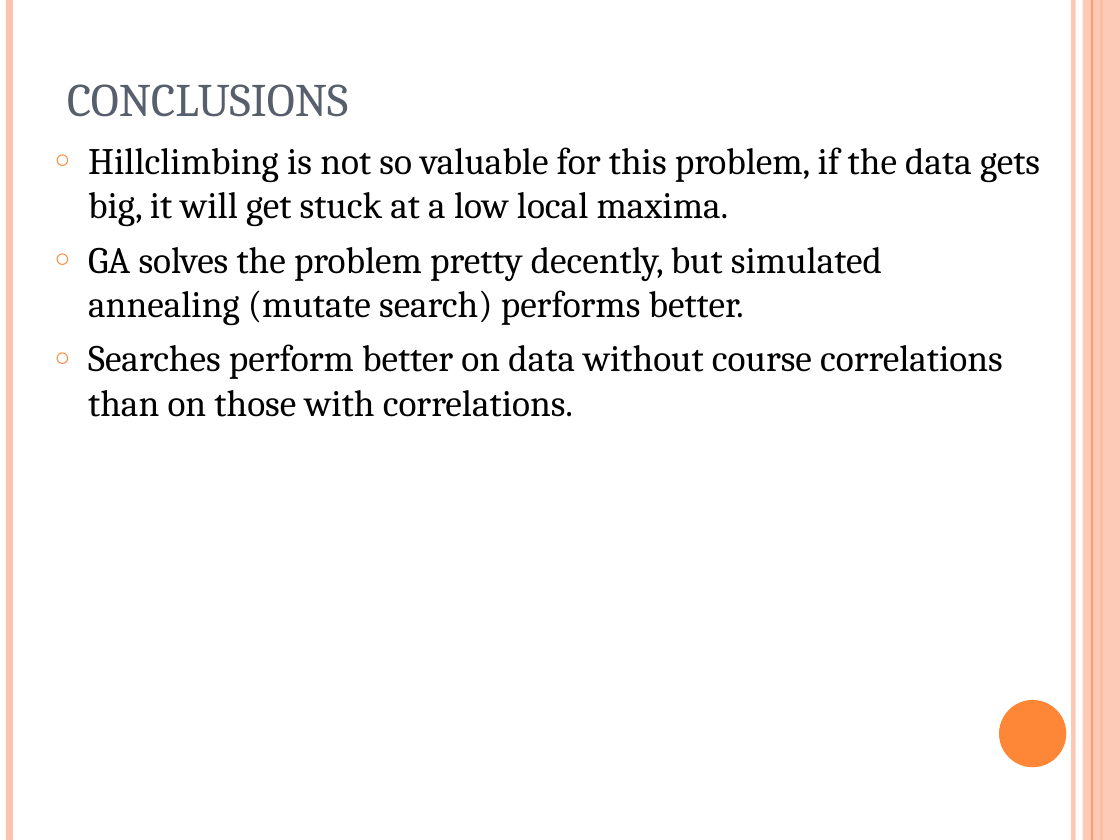
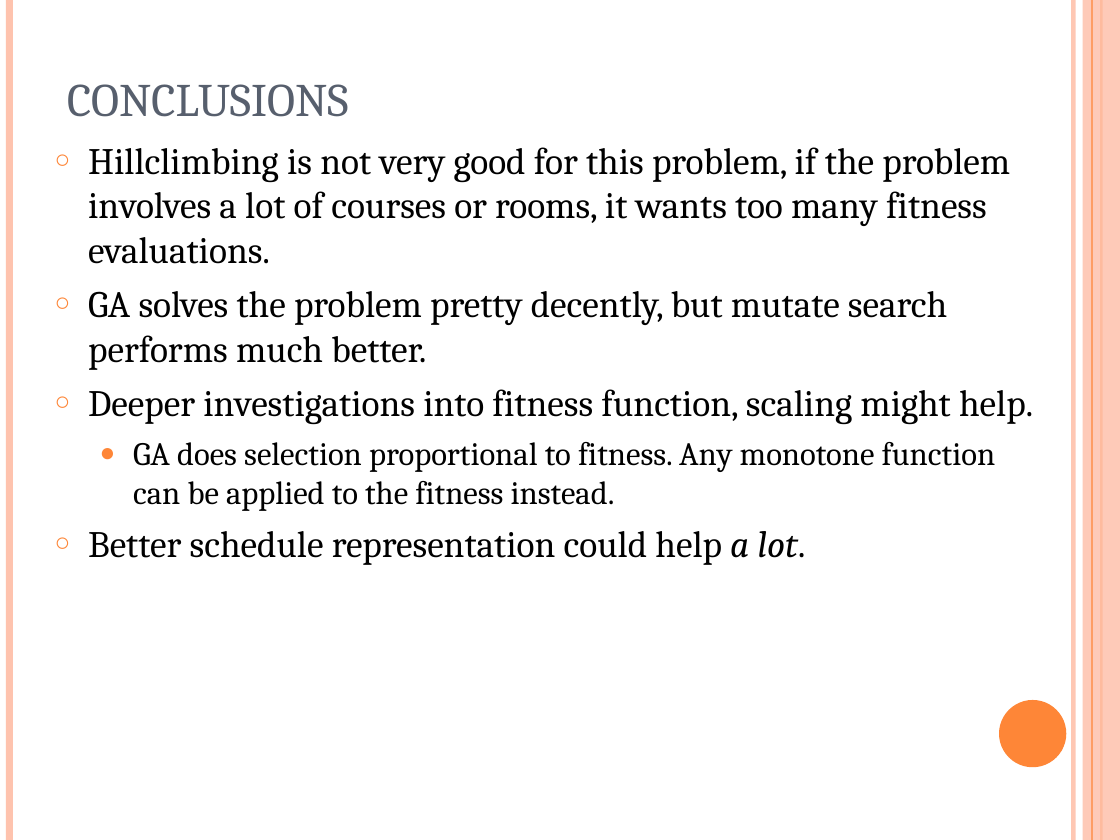
Before and after one commit to putrakoreng/csc384-genetic-algorithms-project, a slide deck: slide 18 of GA_TestBench/Data Files/presentation.ppt (slide 16 before the commit). Drawn at 1120x840 pixels with LibreOffice and Linux fonts; fonts in the diff are those of the drawing. Boxes give left, top, right and bottom in pixels: in the first picture for what was removed or moved away, otherwise in the second. Text is boxed around its words. In the diff, an @@ line names an element or a change of style, - is before the commit and + after.

```diff
--- a/GA_TestBench/Data Files/presentation.ppt
+++ b/GA_TestBench/Data Files/presentation.ppt
@@ text at (x1=88, y1=147, x2=1033, y2=565): text changed @@
-○ Hillclimbing is not so valuable for this problem, if the data gets big, it will get stuck at a low local maxima.
-○ GA solves the problem pretty decently, but simulated annealing (mutate search) performs better.
-○ Searches perform better on data without course correlations than on those with correlations.
+○ Hillclimbing is not very good for this problem, if the problem involves a lot of courses or rooms, it wants too many fitness evaluations.
+○ GA solves the problem pretty decently, but mutate search performs much better.
+○ Deeper investigations into fitness function, scaling might help.
+  ● GA does selection proportional to fitness. Any monotone function can be applied to the fitness instead.
+○ Better schedule representation could help a lot.
```
Also in this commit, not shown: 7 other slides changed, 9 slides added, 7 slides removed, 1 other file.
